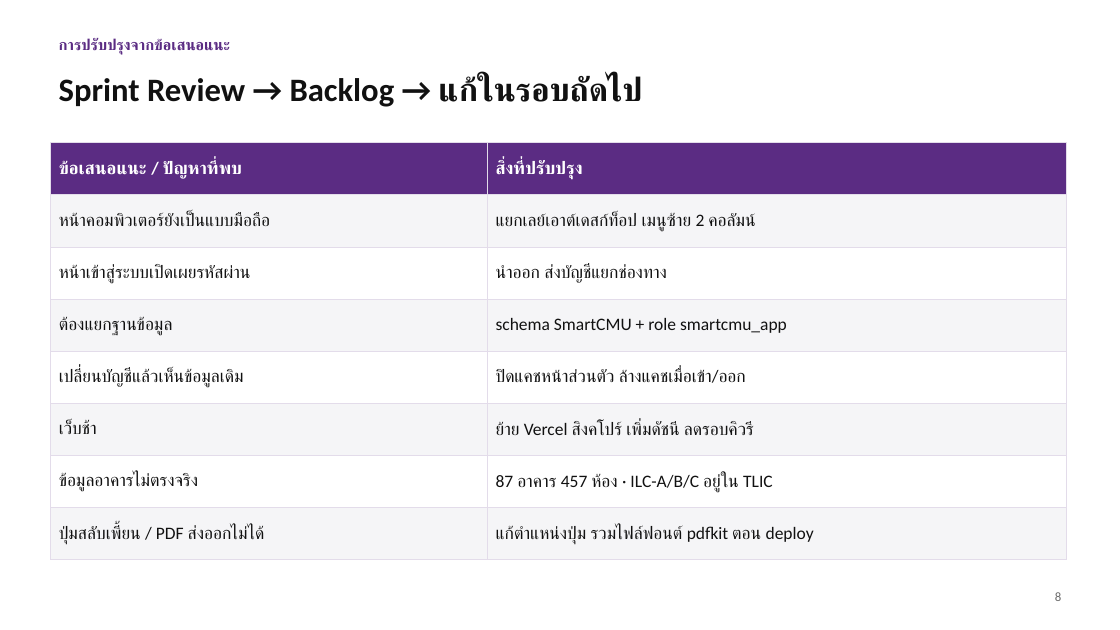
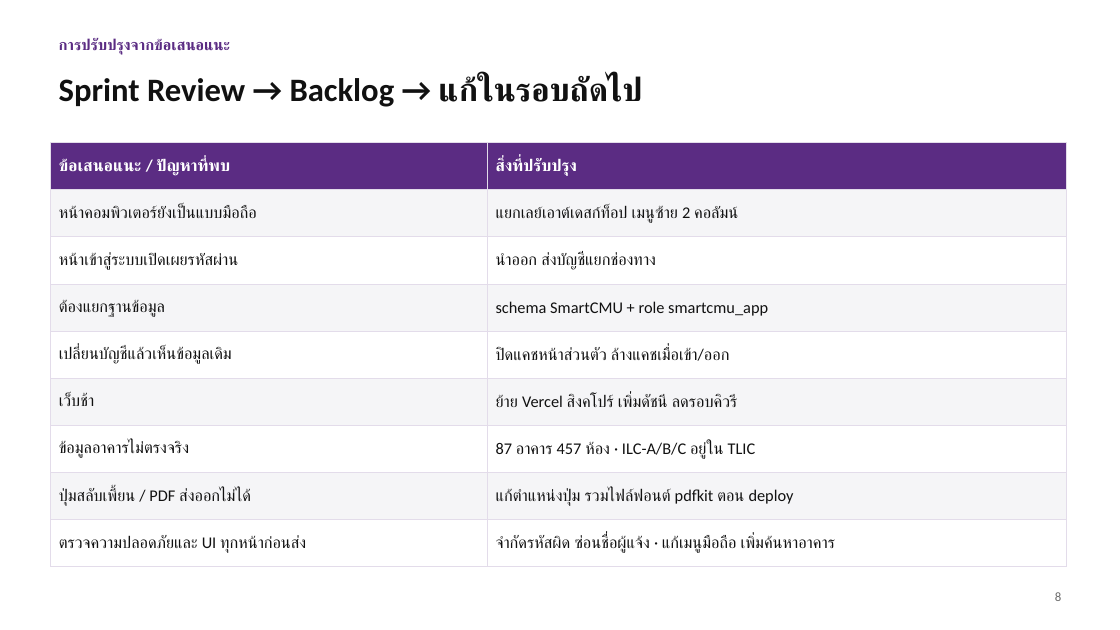
Before and after one commit to Nexzerf/SmartCMUMaintenanceSystem, a slide deck: slide 8 of report/out/สไลด์-ระบบแจ้งซ่อม-มช.pptx. Drawn at 1120x630 pixels with LibreOffice and Linux fonts; fonts in the diff are those of the drawing. Boxes give left, top, right and bottom in pixels: in the first picture for what was removed or moved away, otherwise in the second. Text is boxed around its words. In the diff, an @@ line names an element or a change of style, - is before the commit and + after.

```diff
--- a/report/out/สไลด์-ระบบแจ้งซ่อม-มช.pptx
+++ b/report/out/สไลด์-ระบบแจ้งซ่อม-มช.pptx
@@ table at (50,143,1067,557) @@
+row 9: ตรวจความปลอดภัยและ UI ทุกหน้าก่อนส่ง | จำกัดรหัสผิด ซ่อนชื่อผู้แจ้ง · แก้เมนูมือถือ เพิ่มค้นหาอาคาร
```
Also in this commit, not shown: 13 other files.
